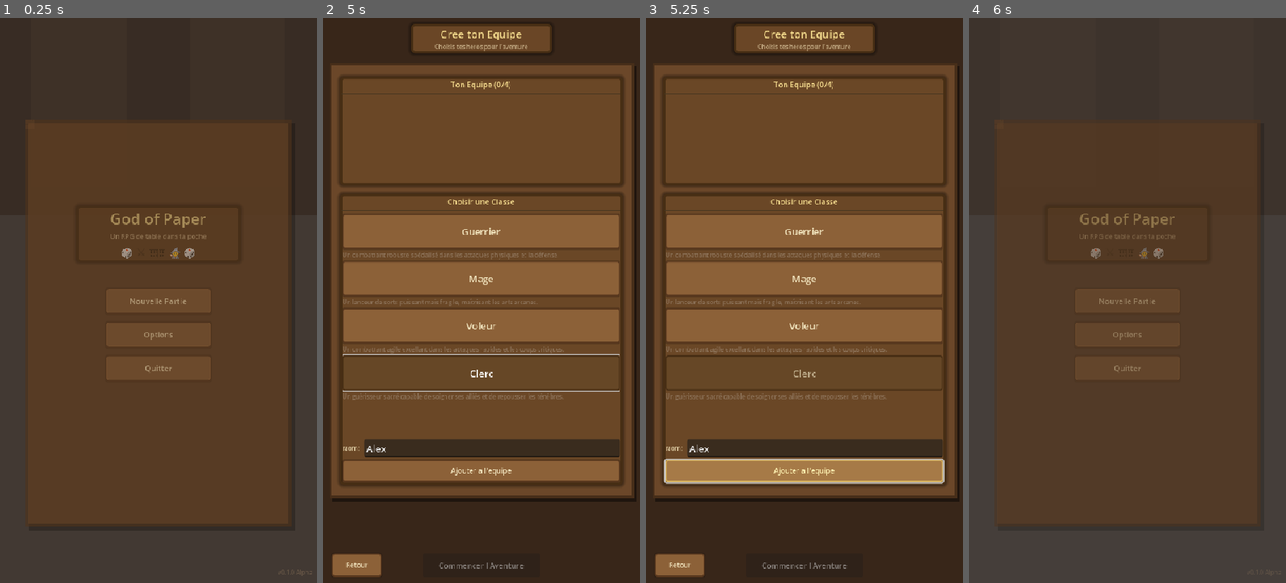
Above: before the commit, frames 1-4 (left to right).
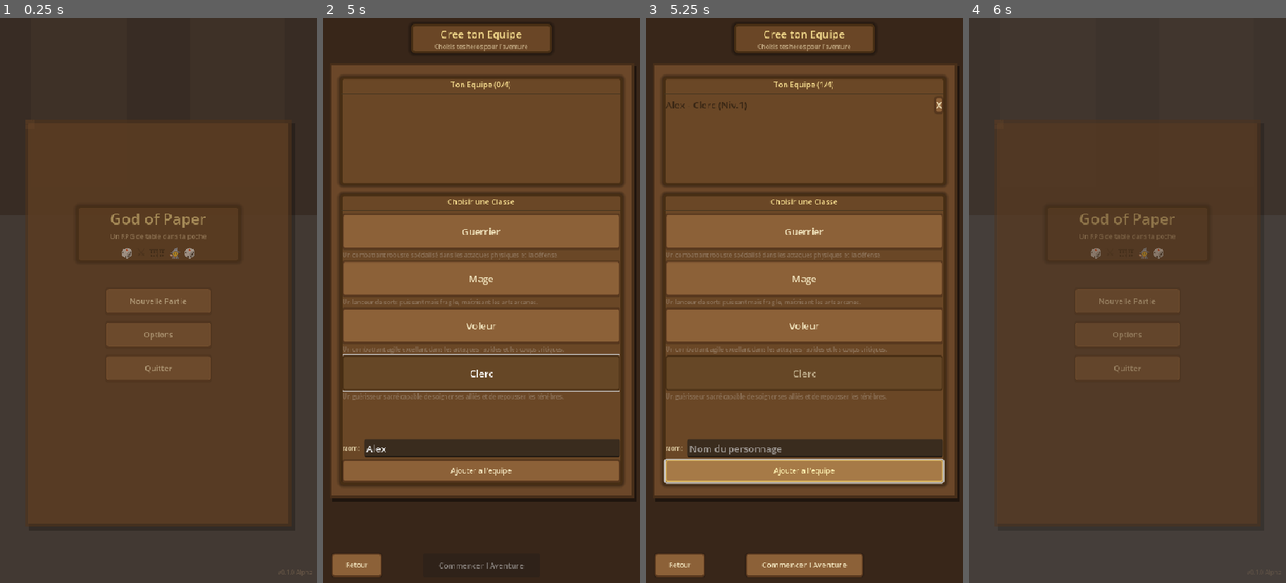
Above: after the commit, the same moments.

Repository: friteuseb/godOfPaperRPG
Game: Godot game, scene res://scenes/main/main_menu.tscn
The game is run twice, just before and just after one commit, with the same random seed, the same clock (stepped at 60 frames per second) and the same inputs.
Inputs (mouse positions are in pixels of both pictures, inside the frame that each line leads up to):
- Up to frame 1 (0.25 s): no input
- Up to frame 2 (5 s): click "Nouvelle Partie" at 0.5 s; click (491, 447) at 1.27 s; type "Alex" at 1.35 s; click "Guerrier" at 2 s; click "Mage" at 2.75 s; click "Voleur" at 3.5 s; click "Clerc" at 4.25 s
- Up to frame 3 (5.25 s): click "Ajouter a l'equipe" at 5 s
- Up to frame 4 (6 s): click "Retour" at 5.75 s

Frames 1-2 are identical in both runs. In frame 3, 1.9% of the frame differs, in the area x 6-94%, y 11-99%; in frame 4, nothing differs.
Error before the commit: Parse Error: Function "is_inside_tree()" not found in base self. (res://scripts/characters/character.gd:167)

Commit message:
Fix: Remove Node methods from Resource class
🤖 Generated with [Claude Code](https://claude.com/claude-code)

Co-Authored-By: Claude Opus 4.5 <noreply@anthropic.com>

Diff:
--- a/scripts/characters/character.gd
+++ b/scripts/characters/character.gd
@@ -164,8 +164,7 @@
 				skills.append(skill_data.skill)
 
 	# Son de level up
-	if Engine.has_singleton("AudioManager") or (is_inside_tree() and has_node("/root/AudioManager")):
-		AudioManager.play_level_up()
+	AudioManager.play_level_up()
 	leveled_up.emit(level)
 
 func add_status_effect(effect: StatusEffect) -> void:
